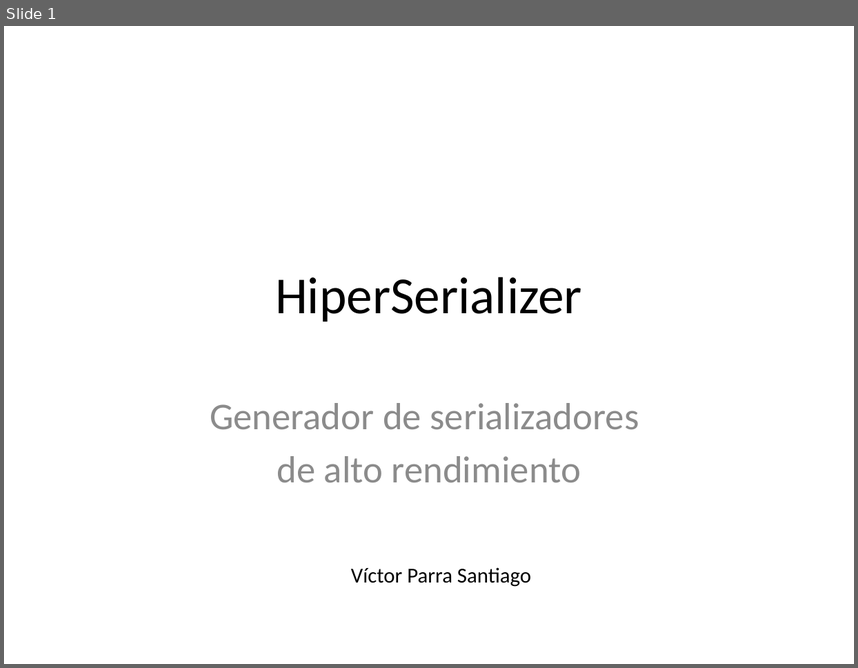
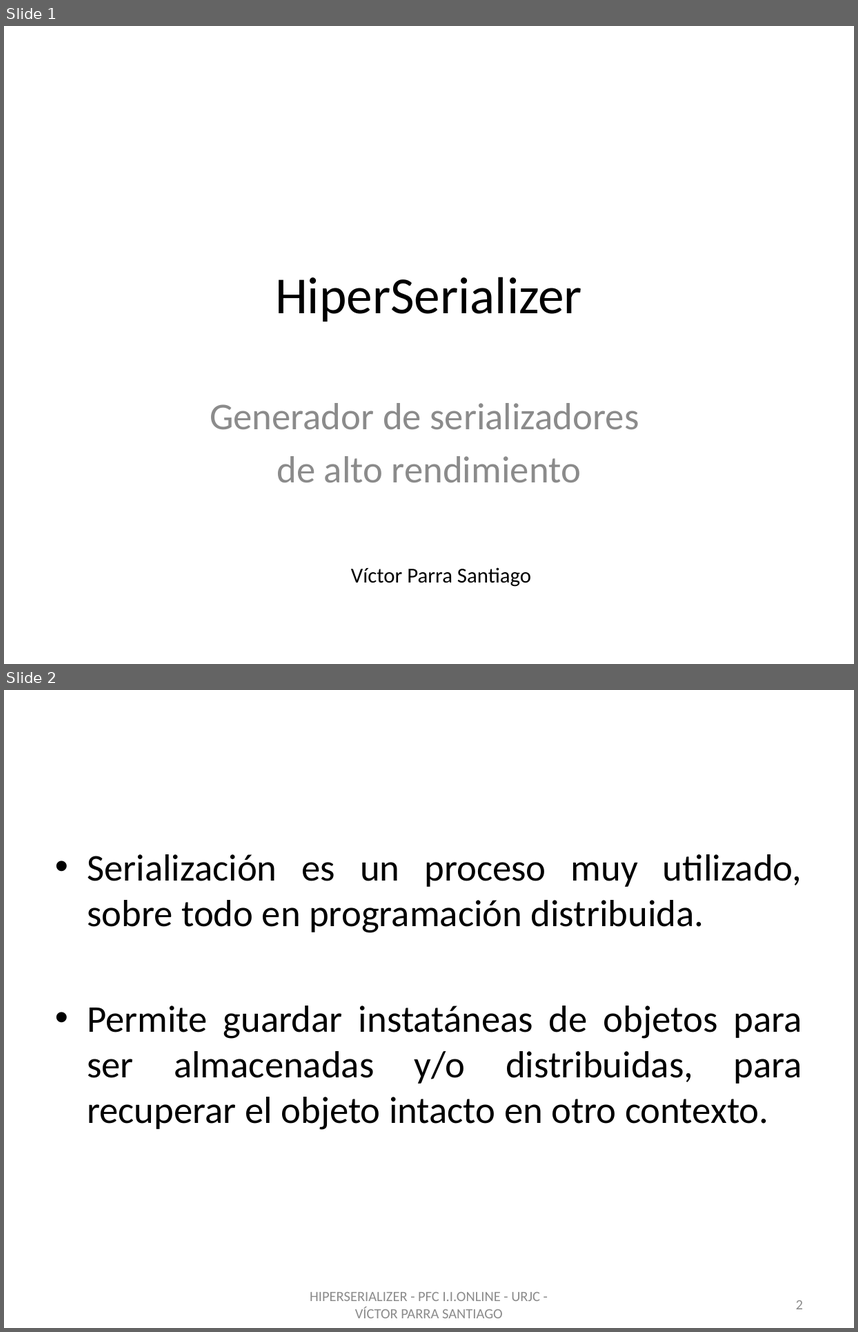
Before and after one commit to vitiparra/ProyectoFinDeCarrera, a slide deck: Memoria/HiperSerializer.pptx. Shown one above the other, each under a label of ours: slide 1 before the commit, slides 1 and 2 after it. The pictures are 858x668 and 858x1332 pixels, drawn with LibreOffice and Linux fonts; fonts in the diff are those of the drawing; background and template pictures are left out. Boxes give left, top, right and bottom in pixels: in the first picture for what was removed or moved away, otherwise in the second. Text is boxed around its words. In the diff, an @@ line names an element or a change of style, - is before the commit and + after.

```diff
--- a/Memoria/HiperSerializer.pptx
+++ b/Memoria/HiperSerializer.pptx
@@ slide 2 added at <box>4,690,854,1328</box>, background picture (left out) @@
@@ title added at <box>47,716,811,822</box>, 44 pt, text #FFFFFF @@
+RESUMEN
@@ text added at <box>87,854,802,1130</box>, 32 pt, text #000000 @@
+• Serialización es un proceso muy utilizado, sobre todo en programación distribuida.
+• Permite guardar instatáneas de objetos para ser almacenadas y/o distribuidas, para recuperar el objeto intacto en otro contexto.
@@ text added at <box>310,1292,540,1318</box>, 12 pt, text #8C8C8C @@
+HIPERSERIALIZER - PFC I.I.ONLINE - URJC - VÍCTOR PARRA SANTIAGO
@@ page number added at <box>796,1300,803,1309</box>, 12 pt, text #8C8C8C @@
+2
```
Also in this commit, not shown: 19 slides changed.
